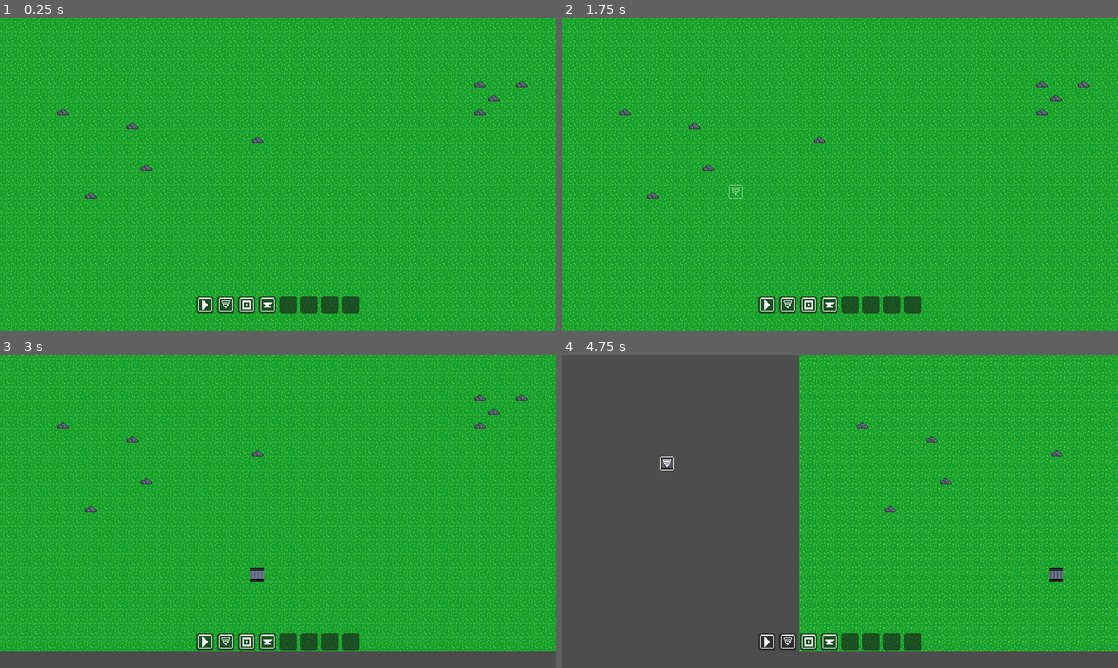
Above: before the commit, frames 1-4 (two rows, left to right).
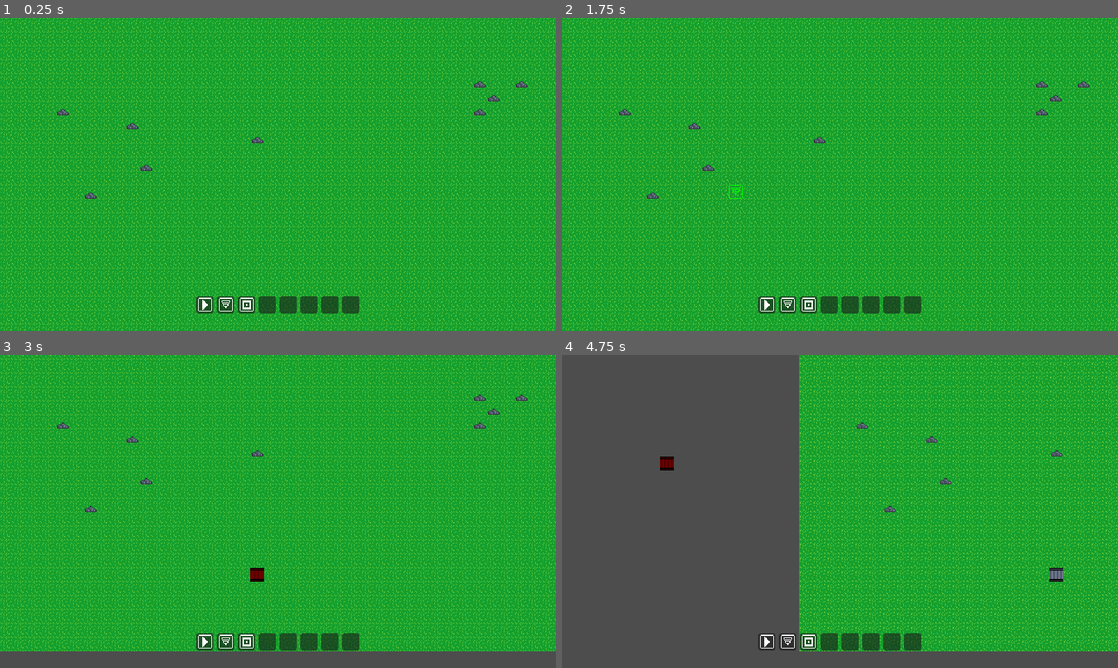
Above: after the commit, the same moments.

Repository: Riudin/Unnamed-Factory-Game
Game: Godot game, scene res://Scenes/main.tscn
The game is run twice, just before and just after one commit, with the same random seed, the same clock (stepped at 60 frames per second) and the same inputs.
Inputs (mouse positions are in pixels of both pictures, inside the frame that each line leads up to):
- Up to frame 1 (0.25 s): no input
- Up to frame 2 (1.75 s): tap Enter at 0.5 s; move the mouse to (767, 305) at 0.52 s; hold R (rotate_right) 0.53-1.28 s; hold 1 (one) 0.53-1.28 s; click (767, 305) at 0.67 s; tap 3 (three) at 0.8, 1.35 s; tap Space at 1.25 s; move the mouse to (728, 190) at 1.27 s; click (728, 190) at 1.42 s; tap 2 (two) at 1.55 s
- Up to frame 3 (3 s): tap Enter at 2 s; move the mouse to (333, 442) at 2.02 s; hold 2 (two) 2.03-2.78 s; hold R (rotate_right) from 2.03 s (still down); click (333, 442) at 2.17 s; tap 1 (one) at 2.3 s; tap Space at 2.75 s; move the mouse to (250, 574) at 2.77 s; tap S (camera_down) at 2.85 s; click (250, 574) at 2.92 s
- Up to frame 4 (4.75 s): tap 3 (three) at 3.05 s; tap Enter at 3.5 s; move the mouse to (1006, 558) at 3.52 s; release R (rotate_right) at 3.53 s; hold A (camera_left) 3.53-4.28 s; click (1006, 558) at 3.67 s; tap 2 (two) at 3.8 s; move the mouse to (673, 464) at 4.27 s; tap D (camera_right) at 4.35 s; click (673, 464) at 4.42 s; tap 1 (one) at 4.55 s

The runs differ from the first frame. In frame 1, less than 0.1% of the frame differs, in the area x 46-50%, y 89-94%; in frame 2, less than 0.1%; in frame 3, 0.1%; in frame 4, 0.2%, in the area x 17-50%, y 32-94%.
Error before the commit: Invalid call. Nonexistent function 'get_orientation' in base 'Node2D (Trash)'. (res://Util/Components/building_handler.gd:113)
Error after the commit: Cannot call method 'instantiate' on a null value. (res://Util/Components/building_handler.gd:180)

Commit message:
Finalized Building System for now

Diff:
--- a/Objects/Scenes/Buildings/conveyor_belt.tscn
+++ b/Objects/Scenes/Buildings/conveyor_belt.tscn
@@ -228,6 +228,7 @@
 }
 
 [node name="ConveyorBelt" type="Node2D" node_paths=PackedStringArray("animation_player", "output_direction_arrow", "input_direction_arrow")]
+modulate = Color(1, 1, 1, 0.503)
 script = ExtResource("1_juhao")
 debug = true
 animation_player = NodePath("AnimationPlayer")
--- a/Objects/Scenes/Buildings/giver.tscn
+++ b/Objects/Scenes/Buildings/giver.tscn
@@ -6,7 +6,6 @@
 [ext_resource type="PackedScene" uid="uid://bi36o2p0uyqpk" path="res://Objects/Scenes/Items/item_node.tscn" id="3_urie8"]
 
 [node name="Giver" type="Node2D"]
-z_index = 2
 script = ExtResource("1_e1tjb")
 item_resource = ExtResource("2_2q2vu")
 item_node_scene = ExtResource("3_urie8")
--- a/Objects/Scripts/Buildings/conveyor_belt.gd
+++ b/Objects/Scripts/Buildings/conveyor_belt.gd
@@ -67,23 +67,13 @@
 	var neighbor_up := GridRegistry.get_building(tile_coordinates + Vector2i.UP)
 	var neighbor_down := GridRegistry.get_building(tile_coordinates + Vector2i.DOWN)
 
-	# print("My Position is " + str(tile_coordinates) + " and my neighbors are: ")
-	# print("Left: " + str(neighbor_left))
-	# print("Right: " + str(neighbor_right))
-	# print("Up: " + str(neighbor_up))
-	# print("Down: " + str(neighbor_down))
-
 	var neighbors: Array = [neighbor_left, neighbor_right, neighbor_up, neighbor_down]
 	var input_connections: Array = []
 
-	print("Looking at me are: ")
 	for neighbor in neighbors:
 		if neighbor is Building and neighbor.tile_coordinates + neighbor.output_direction == self.tile_coordinates:
 			input_connections.append(neighbor)
-			#input_direction = neighbor.output_direction
-			#break
-	print(input_connections)
-	print("---")
+
 	return input_connections
 
 
--- a/Scenes/main.tscn
+++ b/Scenes/main.tscn
@@ -8,7 +8,6 @@
 [ext_resource type="PackedScene" uid="uid://byapqwm11hntg" path="res://Util/Components/building_handler.tscn" id="4_hptm8"]
 [ext_resource type="Texture2D" uid="uid://cqgfne5vyws2v" path="res://Assets/Textures/container.png" id="5_344ge"]
 [ext_resource type="PackedScene" uid="uid://0ju4rdgwo8aw" path="res://Util/Components/camera_controller.tscn" id="5_d1ilt"]
-[ext_resource type="Texture2D" uid="uid://crr7mj0jqutkh" path="res://Assets/Textures/smithy.png" id="6_ynf5e"]
 [ext_resource type="Script" uid="uid://ear64kri732a" path="res://UI/Scripts/slot.gd" id="9_d1ilt"]
 
 [sub_resource type="TileSetAtlasSource" id="TileSetAtlasSource_jjgbg"]
@@ -106,7 +105,6 @@
 
 [node name="TextureRect" type="TextureRect" parent="UserInterface/MarginContainer/ToolBar/Slot4"]
 layout_mode = 2
-texture = ExtResource("6_ynf5e")
 stretch_mode = 3
 
 [node name="Slot5" type="PanelContainer" parent="UserInterface/MarginContainer/ToolBar"]
--- a/Util/Components/building_handler.gd
+++ b/Util/Components/building_handler.gd
@@ -10,8 +10,13 @@
 const TILE_SIZE: float = 16.0
 
 var current_building: PackedScene
+var preview_building: Node2D = null
+
+var last_preview_tile: Vector2i # defaults to (0,0), keep in mind to check if that causes problems (also never resets)
+var building_origin_tile: Vector2i # defaults to (0,0), keep in mind to check if that causes problems (also never resets)
+var last_building_tile: Vector2i # defaults to (0,0), keep in mind to check if that causes problems (also never resets)
+
 var preview_active: bool = false
-var preview_building: Node2D = null
 var build_mode: bool = false
 var is_building: bool = false
 var is_removing: bool = false
@@ -20,11 +25,12 @@
 
 
 func _unhandled_input(event: InputEvent) -> void:
+	# This whole input one, two, three... section is spaghetti. But eh.. it works TODO: make lasagna instead
 	if event.is_action_pressed("one"):
 		if not build_mode or current_building != conveyor_belt:
 			current_building = conveyor_belt
 			build_mode = true
-			clear_preview()
+			update_preview()
 		else:
 			current_building = null
 			build_mode = false
@@ -33,7 +39,7 @@
 		if not build_mode or current_building != giver:
 			current_building = giver
 			build_mode = true
-			clear_preview()
+			update_preview()
 		else:
 			current_building = null
 			build_mode = false
@@ -42,7 +48,7 @@
 		if not build_mode or current_building != trash:
 			current_building = trash
 			build_mode = true
-			clear_preview()
+			update_preview()
 		else:
 			current_building = null
 			build_mode = false
@@ -51,12 +57,20 @@
 	if event is InputEventMouseButton:
 		# left mouse button to place buildings
 		if build_mode and event.button_index == MOUSE_BUTTON_LEFT and event.pressed:
+			building_origin_tile = get_mouse_tile()
+			last_building_tile = building_origin_tile
 			is_building = true
+
+			place_building(building_origin_tile)
+			update_preview(building_origin_tile)
+
+			if current_building != conveyor_belt:
+				is_building = false
 
 		if build_mode and event.button_index == MOUSE_BUTTON_LEFT and not event.pressed:
 			is_building = false
 
-		# Right mouse button to remove buildings
+		# right mouse button to remove buildings
 		if event.button_index == MOUSE_BUTTON_RIGHT and event.pressed:
 			is_removing = true
 		elif event.button_index == MOUSE_BUTTON_RIGHT and not event.pressed:
@@ -65,10 +79,10 @@
 	if event is InputEventKey:
 		if event.is_action_pressed("rotate_left"):
 			output_direction = Vector2i(output_direction.y, -output_direction.x)
-			clear_preview()
+			update_preview()
 		elif event.is_action_pressed("rotate_right"):
 			output_direction = Vector2i(-output_direction.y, output_direction.x)
-			clear_preview()
+			update_preview()
 
 
 func _process(_delta):
@@ -76,63 +90,90 @@
 		preview_active = true
 	elif (not build_mode or current_building == null) and preview_active == true:
 		preview_active = false
-
-		# Clear preview when preview_active gets turned off
 		clear_preview()
-
-	if preview_active:
+		preview_building = null
+
+	if not is_building and preview_active:
 		var mouse_tile: Vector2i = get_mouse_tile()
-		show_preview(mouse_tile)
-
-	# not sure if we need this, since we already clear previews when toggling preview_active.
-	# elif get_tree().get_nodes_in_group("preview").size() > 0:
-	# 	var preview_buildings = get_tree().get_nodes_in_group("preview")
-	# 	for building in preview_buildings:
-	# 		building.queue_free()
-
-	if is_building: # that means we are currently holding left mouse button and are building. TODO: make unambiguous
+		if mouse_tile != last_preview_tile:
+			update_preview()
+
+	if is_building: # that means we are currently holding left mouse button and are building. TODO: make code unambiguous
 		var mouse_tile: Vector2i = get_mouse_tile()
-		if not GridRegistry.is_occupied(mouse_tile, true):
-			place_building(
-			mouse_tile,
-			)
+		var building_tile: Vector2i = mouse_tile
+
+		if mouse_tile != building_origin_tile:
+			if output_direction == Vector2i.RIGHT or output_direction == Vector2i.LEFT:
+				building_tile = Vector2i(mouse_tile.x, building_origin_tile.y)
+			else:
+				building_tile = Vector2i(building_origin_tile.x, mouse_tile.y)
+
+		# only place and update preview when the restricted tile actually changes
+		if preview_active and building_tile != last_building_tile:
+			place_building(building_tile)
+			update_preview(building_tile)
+
+			# casual euclidean distance calculation to check if we have to fill in missing tiles.
+			# (yes, I figured this shit out myself! this is what I have to put up with!)
+			var distance = int(sqrt(pow((last_building_tile.x - building_tile.x), 2) + pow((last_building_tile.y - building_tile.y), 2)))
+			# Note to self: always check documentation first to find stuff like Vector2.distance_to() in the future...
+			print(distance)
+
+			# TODO: maybe replace this prototyping abomination with the path function from depr_building_handler when too much free time
+			if distance > 1:
+				for i in range(1, distance):
+					if output_direction == Vector2i.RIGHT: place_building(Vector2i(last_building_tile.x + i, last_building_tile.y))
+					if output_direction == Vector2i.LEFT: place_building(Vector2i(last_building_tile.x - i, last_building_tile.y))
+					if output_direction == Vector2i.UP: place_building(Vector2i(last_building_tile.x, last_building_tile.y - i))
+					if output_direction == Vector2i.DOWN: place_building(Vector2i(last_building_tile.x, last_building_tile.y + i))
+
+			last_building_tile = building_tile
+
 	elif is_removing:
 		remove_building(tilemap_ground_layer.local_to_map(get_global_mouse_position()))
 
-
 func show_preview(tile: Vector2i):
-	# Clear previous preview   --->>> moved to toggle of preview_active in process
-	# var preview_buildings = get_tree().get_nodes_in_group("preview")
-	# for building in preview_buildings:
-	# 	building.queue_free()
-	# if we habe a preview building, we want to move it instead of creating a new one
-	if preview_building != null:
-		var snapped_world_position: Vector2i = tilemap_ground_layer.to_global(tilemap_ground_layer.map_to_local(tile))
-		preview_building.global_position = snapped_world_position # TODO: maybe manage pos only in tile_coordinates
-		preview_building.tile_coordinates = tile
-		preview_building.get_orientation()
-		preview_building.set_visuals()
+	var can_build: bool = true
+	var preview_color: Color
+
+	if GridRegistry.is_occupied(tile, true):
+		if preview_building and preview_building is ConveyorBelt \
+			and GridRegistry.get_building(tile) is ConveyorBelt \
+			and GridRegistry.get_building(tile).output_direction != output_direction:
+			can_build = true
+		else:
+			can_build = false
+
+	if can_build:
+		preview_color = Color(0, 1, 0, 1) # green
 	else:
-		# Place new preview building
-		place_building(
-			tile,
-			Color(1, 1, 1, 0.5), # semi-transparent
-			true # is_preview
-		)
-
-
-func place_building(tile: Vector2i, color: Color = Color.WHITE, is_preview: bool = false): # maybe we don't need is_preview anymore?
-	# just to be sure check if we have a building to place
-	if current_building == null:
+		preview_color = Color(1, 0, 0, 1) # red
+
+	place_building(
+		tile,
+		preview_color,
+		true # is_preview
+	)
+
+	last_preview_tile = tile
+
+
+func place_building(tile: Vector2i, color: Color = Color.WHITE, is_preview: bool = false):
+	var can_build: bool = true
+
+	if not is_preview and GridRegistry.is_occupied(tile):
+		can_build = false
+
+		if current_building != null \
+			and current_building == conveyor_belt \
+			and GridRegistry.get_building(tile) is ConveyorBelt \
+			and GridRegistry.get_building(tile).output_direction != output_direction:
+			print("tets")
+			can_build = true
+			remove_building(tile)
+
+	if not can_build:
 		return
-
-	if preview_building != null and is_preview:
-		preview_building.queue_free()
-
-	# if not is_preview and GridRegistry.is_occupied(tile):
-	# 	return
-	# elif GridRegistry.is_occupied(tile, true):
-	# 	color = Color.RED
 
 	var snapped_world_position: Vector2i = tilemap_ground_layer.to_global(tilemap_ground_layer.map_to_local(tile))
 
@@ -143,10 +184,11 @@
 	new_building.modulate = color
 	if is_preview:
 		new_building.add_to_group("preview")
+		new_building.top_level = true
 		preview_building = new_building
 	else:
 		new_building.register()
-		clear_preview()
+		#clear_preview() # maybe unnecessary because at this point we should have already deactivated preview mode
 
 	get_tree().current_scene.add_child(new_building)
 
@@ -162,8 +204,12 @@
 	return tilemap_ground_layer.local_to_map(get_global_mouse_position())
 
 
+func update_preview(tile: Vector2i = get_mouse_tile()):
+	clear_preview()
+	show_preview(tile)
+
+
 func clear_preview():
 	var preview_buildings = get_tree().get_nodes_in_group("preview")
 	for building in preview_buildings:
 		building.queue_free()
-	preview_building = null
--- a/project.godot
+++ b/project.godot
@@ -33,8 +33,9 @@
 folder_colors={
 "res://Assets/": "yellow",
 "res://Objects/": "orange",
+"res://Objects/Scenes/Buildings/": "red",
 "res://Resources/": "blue",
-"res://Scenes/": "red",
+"res://Scenes/": "pink",
 "res://Sound/": "purple",
 "res://UI/": "green",
 "res://Util/": "gray"
Not shown: 1 places in Scenes/main.tscn that only renumber resources
Not shown, added: TODO.txt
